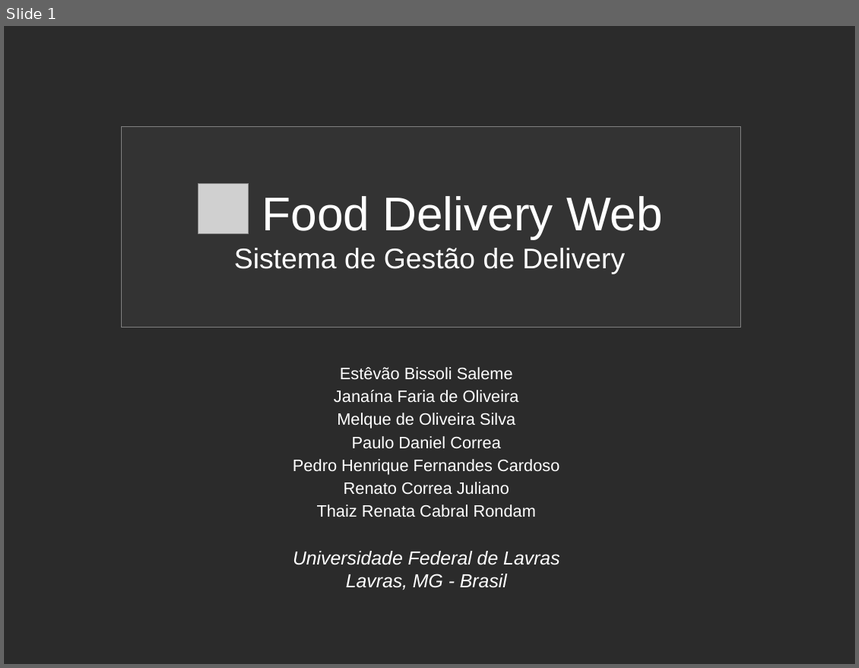
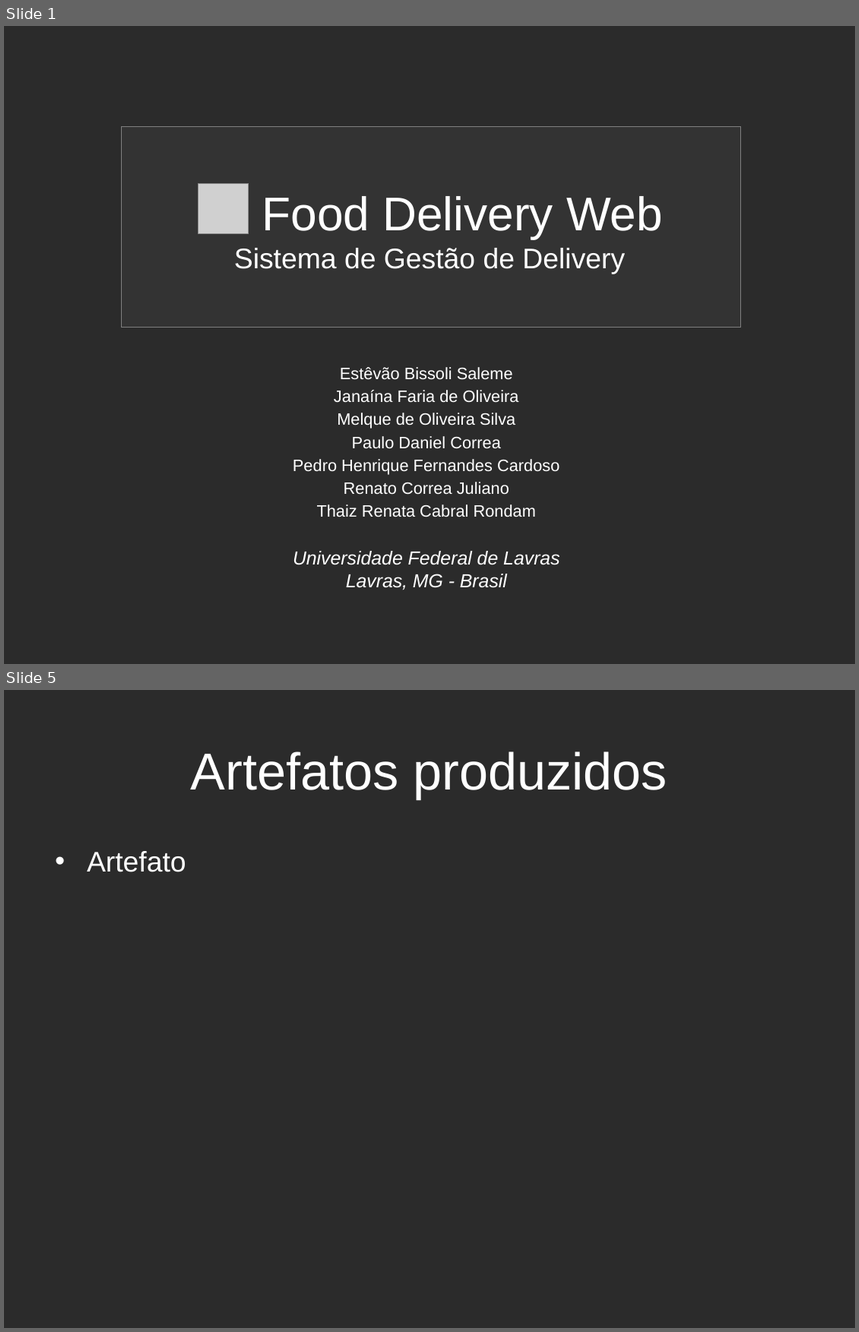
Before and after one commit to estevaosaleme/fooddeliveryweb, a slide deck: Documentacao/Outros Documentos/Apresentação FoodDeliveryWeb.odp. Shown one above the other, each under a label of ours: slide 1 before the commit, slides 1 and 5 after it; the slides between them are not shown. The pictures are 859x668 and 859x1332 pixels, drawn with LibreOffice and Linux fonts; fonts in the diff are those of the drawing; grey boxes stand for pictures; background and template pictures are left out; a plain dark background stands for a picture behind light text. Boxes give left, top, right and bottom in pixels: in the first picture for what was removed or moved away, otherwise in the second. Text is boxed around its words. In the diff, an @@ line names an element or a change of style, - is before the commit and + after.

```diff
--- a/Documentacao/Outros Documentos/Apresentação FoodDeliveryWeb.odp
+++ b/Documentacao/Outros Documentos/Apresentação FoodDeliveryWeb.odp
@@ slide 5 added at (4,690,855,1328), background picture (left out) @@
@@ title added at (191,752,667,799), 44 pt, text #FFFFFF @@
+Artefatos produzidos
@@ text added at (87,851,186,872), 24 pt, text #FFFFFF @@
+• Artefato
```
Also in this commit, not shown: 9 other slides added, 2 slides removed, 1 other file.
